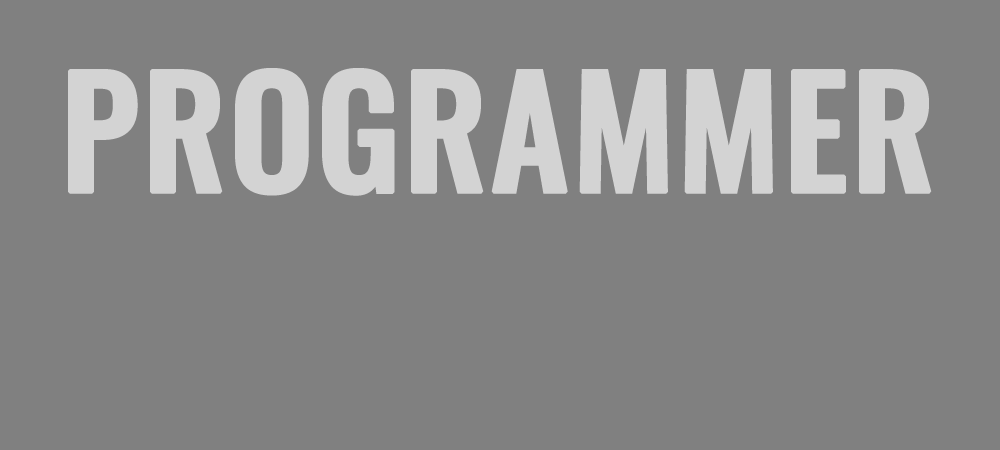
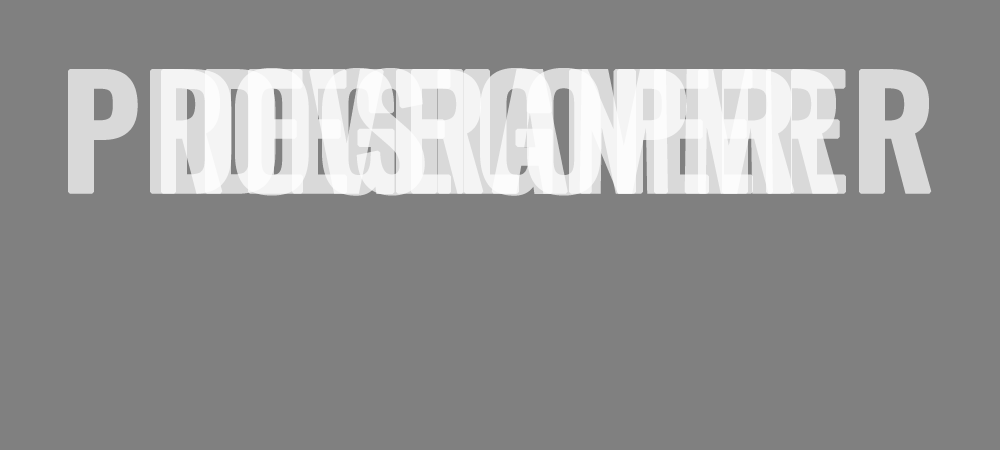
Comparing the layer stacks of the two 1000×450 images. Changes:
showed "designer", opacity 65% → 70% over [205, 68, 795, 196]
showed "developer", opacity 65% → 70% over [161, 68, 839, 196]
"programmer": opacity 65% → 70% over [68, 68, 931, 196]
